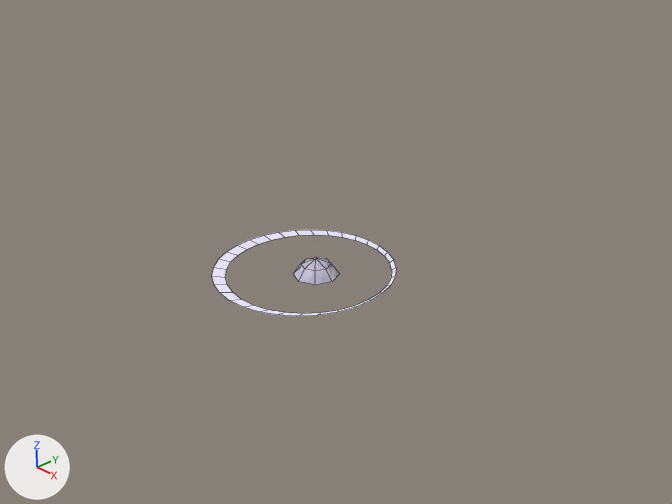
The Blender file Game/Scenery.blend, before and after one commit.
Both versions are drawn from the file's camera 'Camera'. Lighting does not change. The marker at lower left points along +X, +Y and +Z. Mesh edges are drawn as thin lines. The same objects are shown in both versions, whatever each file hides.

In view in the first picture: 'Bubble.008', 'Ripple'.
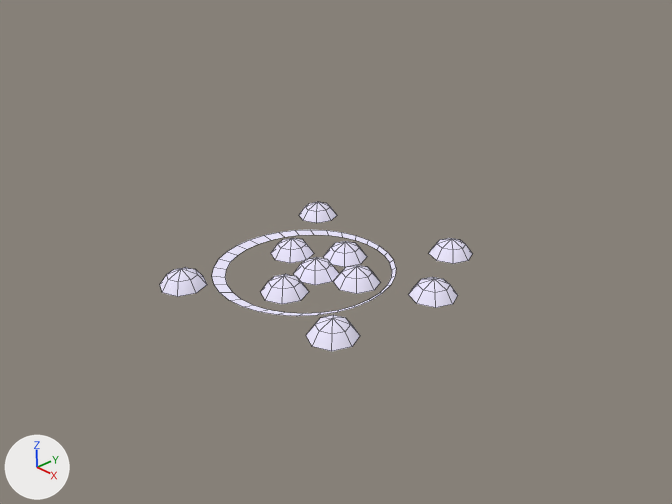
Scene script edits in JSON lines:
```json
{"op": "set", "path": "ob_bubble.location", "old": "(0.0, 0.0, 0.0)", "new": "(-0.9, 0.22, 0.0)"}
{"op": "set", "path": "ob_bubble_001.location", "old": "(0.0, 0.0, 0.0)", "new": "(1.59, -1.09, 0.0)"}
{"op": "set", "path": "ob_bubble_002.location", "old": "(0.0, 0.0, 0.0)", "new": "(0.1, -0.78, 0.0)"}
{"op": "set", "path": "ob_bubble_003.location", "old": "(0.0, 0.0, 0.0)", "new": "(0.69, 0.3, 0.0)"}
{"op": "set", "path": "ob_bubble_005.location", "old": "(0.0, 0.0, 0.0)", "new": "(1.13, 2.26, 0.0)"}
{"op": "set", "path": "ob_bubble_006.location", "old": "(0.0, 0.0, 0.0)", "new": "(-0.12, 0.8, 0.0)"}
{"op": "set", "path": "ob_bubble_007.location", "old": "(0.0, 0.0, 0.0)", "new": "(1.86, 0.87, 0.0)"}
{"op": "set", "path": "ob_bubble_008.location", "old": "(0.0, 0.0, 0.0)", "new": "(-1.28, -1.85, 0.0)"}
{"op": "set", "path": "ob_bubble_009.location", "old": "(0.0, 0.0, 0.0)", "new": "(-1.89, 1.73, 0.0)"}
```

Where the change shows, as pixel boxes (x1, y1, x2, y2) in the pictures (672 x 504 px):
```json
{"object": "Bubble.008", "change": "moved", "before": [293, 257, 339, 285], "after": [160, 267, 207, 297]}
{"object": "Bubble.001", "change": "moved", "after": [306, 315, 360, 351], "on screen": "not visible before"}
{"object": "Bubble.007", "change": "moved", "after": [408, 277, 458, 308], "on screen": "not visible before"}
{"object": "Bubble.002", "change": "moved", "after": [261, 274, 309, 304], "on screen": "not visible before"}
{"object": "Bubble.003", "change": "moved", "after": [333, 265, 380, 294], "on screen": "not visible before"}
{"object": "Bubble.005", "change": "moved", "after": [428, 238, 472, 264], "on screen": "not visible before"}
{"object": "Bubble.006", "change": "moved", "after": [323, 241, 367, 267], "on screen": "not visible before"}
{"object": "Bubble", "change": "moved", "after": [271, 238, 314, 263], "on screen": "not visible before"}
{"object": "Bubble.009", "change": "moved", "after": [299, 202, 337, 223], "on screen": "not visible before"}
```
